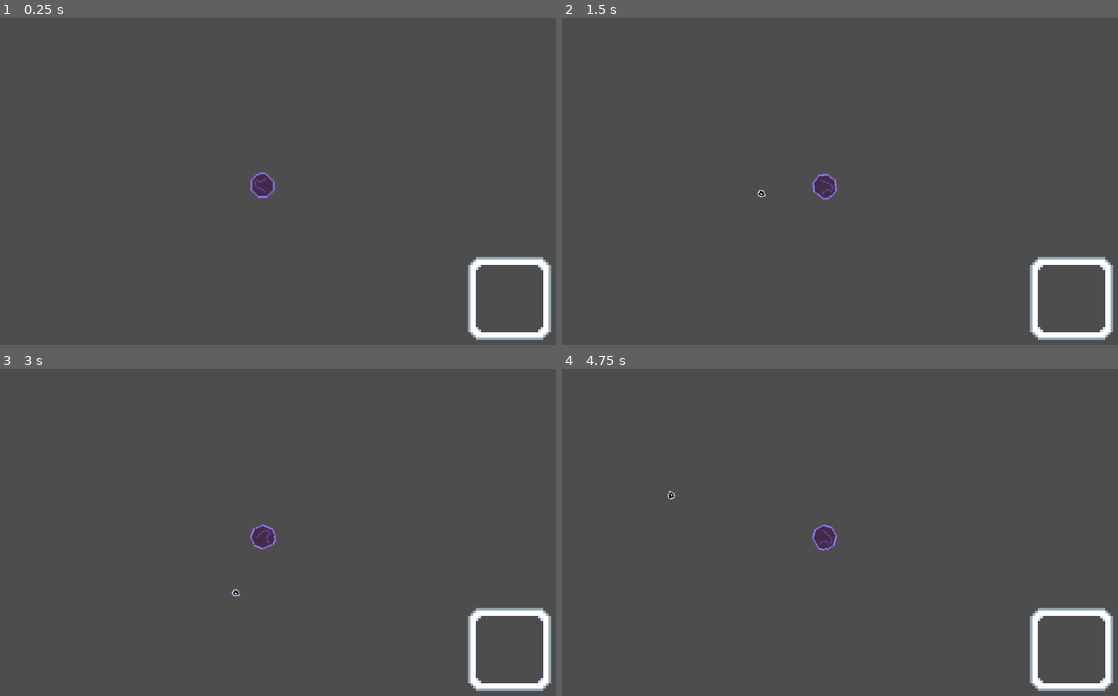
Above: before the commit, frames 1-4 (two rows, left to right).
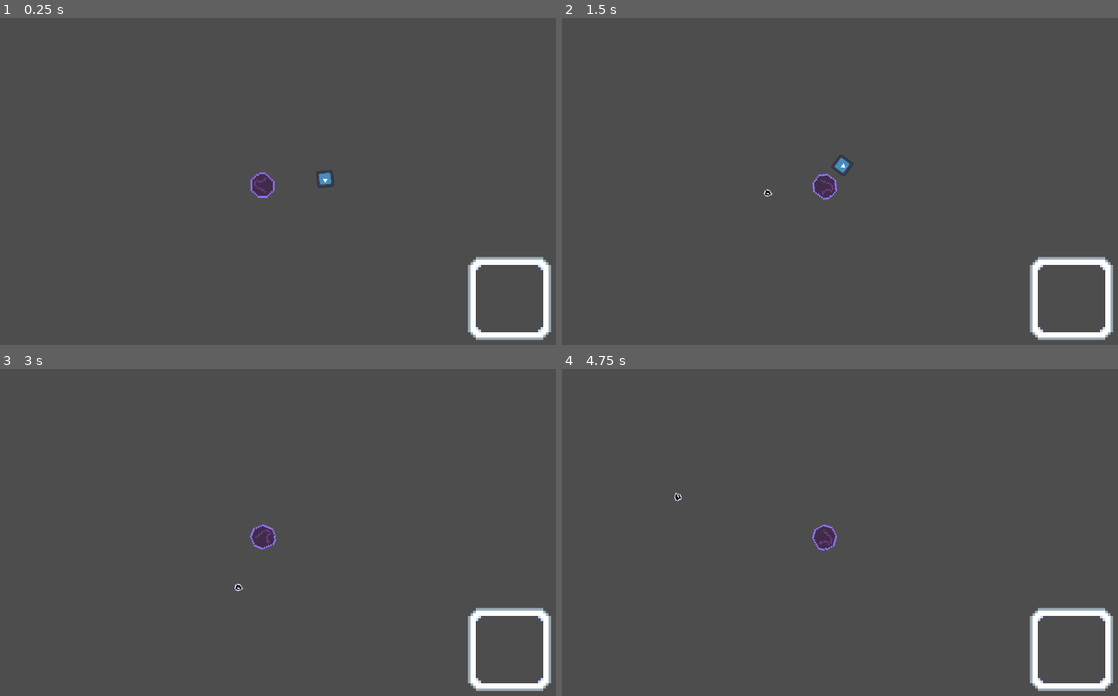
Above: after the commit, the same moments.

Repository: Asimile/PotionThrewery
Game: Godot game, scene res://Scenes/stage.tscn
Two runs of this game, one before a commit and one after it. Both use one fixed random seed, a clock stepped at 60 frames per second and the inputs below. The project has no main scene, so this scene is started directly. The engine's default icon, where the game draws it, is replaced by a stand-in: a white triangle on a blue panel in a dark square.
Inputs (mouse positions are in pixels of both pictures, inside the frame that each line leads up to):
- Up to frame 1 (0.25 s): no input
- Up to frame 2 (1.5 s): move the mouse to (956, 168) at 0.52 s; press the mouse at (956, 168) at 0.53 s; hold D (move_right) 0.53-1.28 s; move the mouse to (706, 204) at 1.27 s; release the mouse at (706, 204) at 1.28 s; hold S (move_down) from 1.28 s (still down); click (706, 204) at 1.35 s
- Up to frame 3 (3 s): move the mouse to (322, 463) at 2.02 s; release S (move_down) at 2.03 s; press the mouse at (322, 463) at 2.03 s; hold D (move_right) 2.03-2.78 s; tap Enter at 2.75 s; move the mouse to (233, 604) at 2.77 s; release the mouse at (233, 604) at 2.78 s; hold W (move_up) from 2.78 s (still down); click (233, 604) at 2.85 s
- Up to frame 4 (4.75 s): tap Space at 3.5 s; move the mouse to (1006, 588) at 3.52 s; release W (move_up) at 3.53 s; press the mouse at (1006, 588) at 3.53 s; hold A (move_left) from 3.53 s (still down); move the mouse to (645, 486) at 4.27 s; release the mouse at (645, 486) at 4.28 s; click (645, 486) at 4.35 s

The runs differ from the first frame. In frame 1, less than 0.1% of the frame differs, in the area x 56-61%, y 46-52%; in frame 2, 0.1%, in the area x 35-53%, y 41-55%; in frame 3, less than 0.1%; in frame 4, less than 0.1%.

Commit message:
Basic enemy implementation
Enemy exists (No unique sprite yet), walks in a straight line towards player, and can die when hit with potions by being immediately despawned.

Player can't shoot and walk at same time. Trackpad issue?

Diff:
--- /dev/null
+++ b/Code/enemy.gd
@@ -0,0 +1,22 @@
+extends CharacterBody2D
+
+var enemy_speed: float = 60.0
+var enemy_health: int = 2
+
+func _physics_process(delta):
+	var player = get_parent().get_node("Player")
+
+	look_at(player.global_position)
+
+	velocity = ((player.global_position - global_position).normalized()) * enemy_speed
+
+	move_and_slide()
+
+func handle_hit():
+	print("Enemy hit!")
+	enemy_health -= 1
+	if enemy_health <= 0:
+		die()
+
+func die():
+	queue_free()
--- a/Code/player.gd
+++ b/Code/player.gd
@@ -3,6 +3,7 @@
 var INPUT_VECTOR = Vector2(0, 0)
 
 var move_speed: float = 150.0
+var health: int = 6
 
 @export var Potion :PackedScene
 
@@ -11,6 +12,10 @@
 
 func _ready():
 	pass
+
+func _process(delta):
+	if Input.is_action_just_pressed("throw"):
+		throw_potion()
 
 func _physics_process(delta):
 	#get input direction
@@ -26,10 +31,8 @@
 	PLAYER_SPRITE.look_at(get_global_mouse_position())
 
 
-func _unhandled_input(event):
-	if event.is_action_pressed("throw"):
-		throw_potion()
 
+# https://www.youtube.com/watch?v=ggt05fCiH7M&list=PLpwc3ughKbZexDyPexHN2MXLliKAovkpl&index=3
 func throw_potion():
 	var potion_instance = Potion.instantiate()
 	add_child(potion_instance)
--- a/Scenes/potion.gd
+++ b/Code/potion.gd
@@ -5,9 +5,10 @@
 var direction: Vector2 = Vector2.ZERO
 
 @onready var POTION_SPRITE = $PotionSprite
+@onready var KILL_TIMER = $KillTimer
 
 func _ready():
-	pass
+	KILL_TIMER.start()
 
 func _physics_process(delta: float):
 	if direction != Vector2.ZERO:
@@ -21,4 +22,12 @@
 
 func _on_color_picker_button_color_changed(color):
 	POTION_SPRITE.material.set_shader_parameter("NEW_COLOR", color)
-	pass # Replace with function body.
+
+func _on_kill_timer_timeout():
+	queue_free()
+
+func _on_body_entered(body):
+	if body.has_method("handle_hit"):
+		body.handle_hit()
+		#will be changed later to instead do special potion effects
+		queue_free()
--- /dev/null
+++ b/Scenes/enemy.tscn
@@ -0,0 +1,17 @@
+[gd_scene load_steps=4 format=3 uid="uid://db6fn3a5itovt"]
+
+[ext_resource type="Script" path="res://Code/enemy.gd" id="1_hev7p"]
+[ext_resource type="Texture2D" uid="uid://b24i247cxxtrr" path="res://icon.svg" id="2_rrmbq"]
+
+[sub_resource type="CircleShape2D" id="CircleShape2D_at6ny"]
+
+[node name="Enemy" type="CharacterBody2D"]
+script = ExtResource("1_hev7p")
+
+[node name="CollisionShape2D" type="CollisionShape2D" parent="."]
+scale = Vector2(0.95, 0.95)
+shape = SubResource("CircleShape2D_at6ny")
+
+[node name="Sprite2D" type="Sprite2D" parent="."]
+scale = Vector2(0.1, 0.1)
+texture = ExtResource("2_rrmbq")
--- a/Scenes/potion.tscn
+++ b/Scenes/potion.tscn
@@ -1,7 +1,7 @@
 [gd_scene load_steps=6 format=3 uid="uid://bbuw1lcpte706"]
 
 [ext_resource type="Shader" path="res://Shaders/potion.gdshader" id="1_82hsd"]
-[ext_resource type="Script" path="res://Scenes/potion.gd" id="1_ovr8j"]
+[ext_resource type="Script" path="res://Code/potion.gd" id="1_trsdo"]
 [ext_resource type="Texture2D" uid="uid://mbod2x2votgh" path="res://Assets/MyAssets/PotionThreweryPotion.png" id="2_bhwkp"]
 
 [sub_resource type="ShaderMaterial" id="ShaderMaterial_iwlyb"]
@@ -13,7 +13,7 @@
 
 [node name="Potion" type="Area2D"]
 scale = Vector2(4.50535, 4.98575)
-script = ExtResource("1_ovr8j")
+script = ExtResource("1_trsdo")
 
 [node name="PotionSprite" type="Sprite2D" parent="."]
 material = SubResource("ShaderMaterial_iwlyb")
@@ -34,4 +34,9 @@
 offset_bottom = 34.2091
 text = "hi"
 
+[node name="KillTimer" type="Timer" parent="."]
+wait_time = 4.0
+
+[connection signal="body_entered" from="." to="." method="_on_body_entered"]
 [connection signal="color_changed" from="ColorPickerButton" to="." method="_on_color_picker_button_color_changed"]
+[connection signal="timeout" from="KillTimer" to="." method="_on_kill_timer_timeout"]
--- a/Scenes/stage.tscn
+++ b/Scenes/stage.tscn
@@ -1,6 +1,7 @@
-[gd_scene load_steps=3 format=3 uid="uid://y6o5wvx0l6pg"]
+[gd_scene load_steps=4 format=3 uid="uid://y6o5wvx0l6pg"]
 
 [ext_resource type="PackedScene" uid="uid://dprsc7moy1bq3" path="res://Scenes/player.tscn" id="1_4x7hi"]
+[ext_resource type="PackedScene" uid="uid://db6fn3a5itovt" path="res://Scenes/enemy.tscn" id="2_pdytw"]
 
 [sub_resource type="RectangleShape2D" id="RectangleShape2D_aicg0"]
 
@@ -14,3 +15,6 @@
 [node name="CollisionShape2D" type="CollisionShape2D" parent="Area2D"]
 position = Vector2(66, 18)
 shape = SubResource("RectangleShape2D_aicg0")
+
+[node name="Enemy" parent="." instance=ExtResource("2_pdytw")]
+position = Vector2(63, -7)
